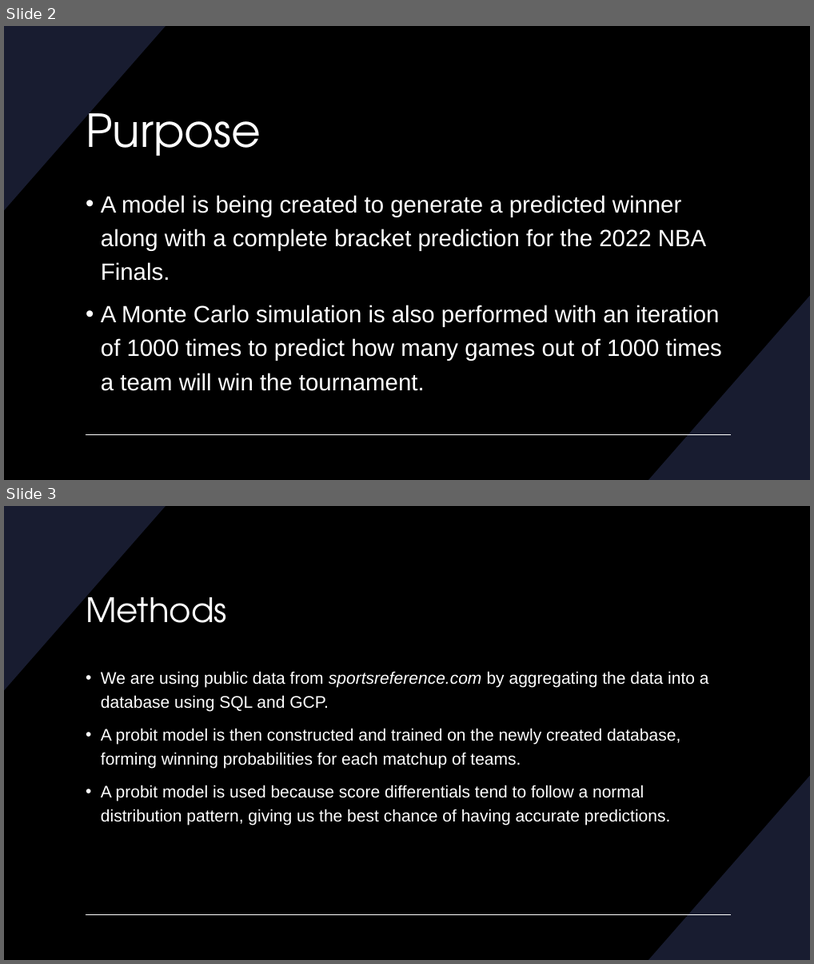
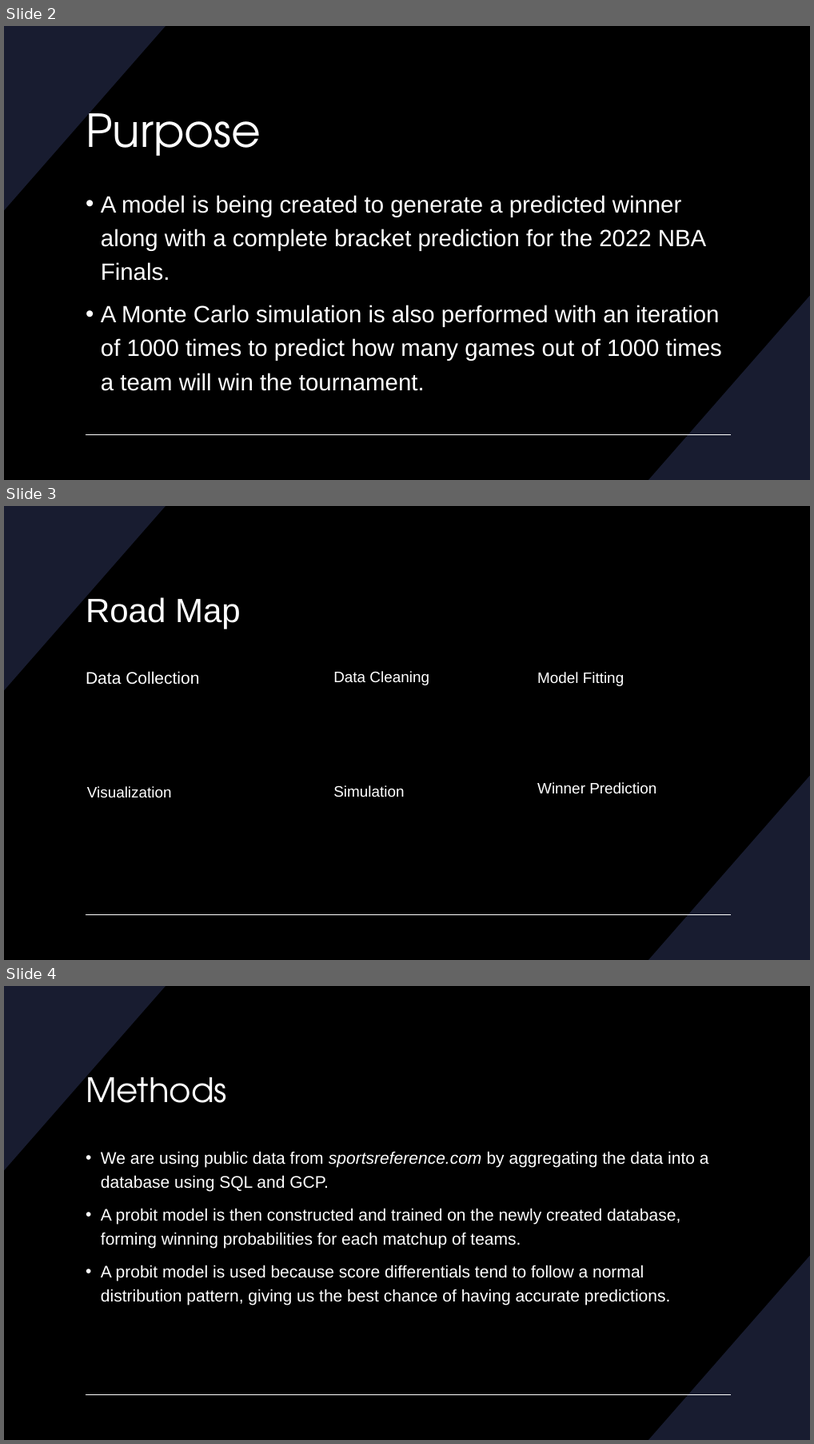
Before and after one commit to crawleyliam/NBA_playoff_bracket, a slide deck: NBA Playoff Powerpoint.pptx. Shown one above the other, each under a label of ours: slides 2 and 3 before the commit, slides 2, 3 and 4 after it. The pictures are 814x964 and 814x1444 pixels, drawn with LibreOffice and Linux fonts; fonts in the diff are those of the drawing. Boxes give left, top, right and bottom in pixels: in the first picture for what was removed or moved away, otherwise in the second. Text is boxed around its words. In the diff, an @@ line names an element or a change of style, - is before the commit and + after.

```diff
--- a/NBA Playoff Powerpoint.pptx
+++ b/NBA Playoff Powerpoint.pptx
@@ slide 3 added at (x1=4, y1=506, x2=810, y2=960), background #000000; not listed: 3 template elements that a slide beside it also shows @@
@@ title added at (x1=86, y1=595, x2=241, y2=628), 40 pt, text #FFFFFF @@
+Road Map
@@ text added at (x1=86, y1=671, x2=199, y2=684), 20 pt, text #FFFFFF @@
+Data Collection
@@ text added at (x1=334, y1=671, x2=430, y2=685), 18 pt, text #FFFFFF @@
+Data Cleaning
@@ text added at (x1=538, y1=672, x2=624, y2=686), 18 pt, text #FFFFFF @@
+Model Fitting
@@ text added at (x1=87, y1=786, x2=172, y2=798), 18 pt, text #FFFFFF @@
+Visualization
@@ text added at (x1=334, y1=785, x2=404, y2=797), 18 pt, text #FFFFFF @@
+Simulation
@@ text added at (x1=538, y1=782, x2=657, y2=794), 18 pt, text #FFFFFF @@
+Winner Prediction
@@ what was slide 3 is now slide 4 @@
```
Also in this commit, not shown: 2 slides changed, 3 other slides added, 1 slide removed.
